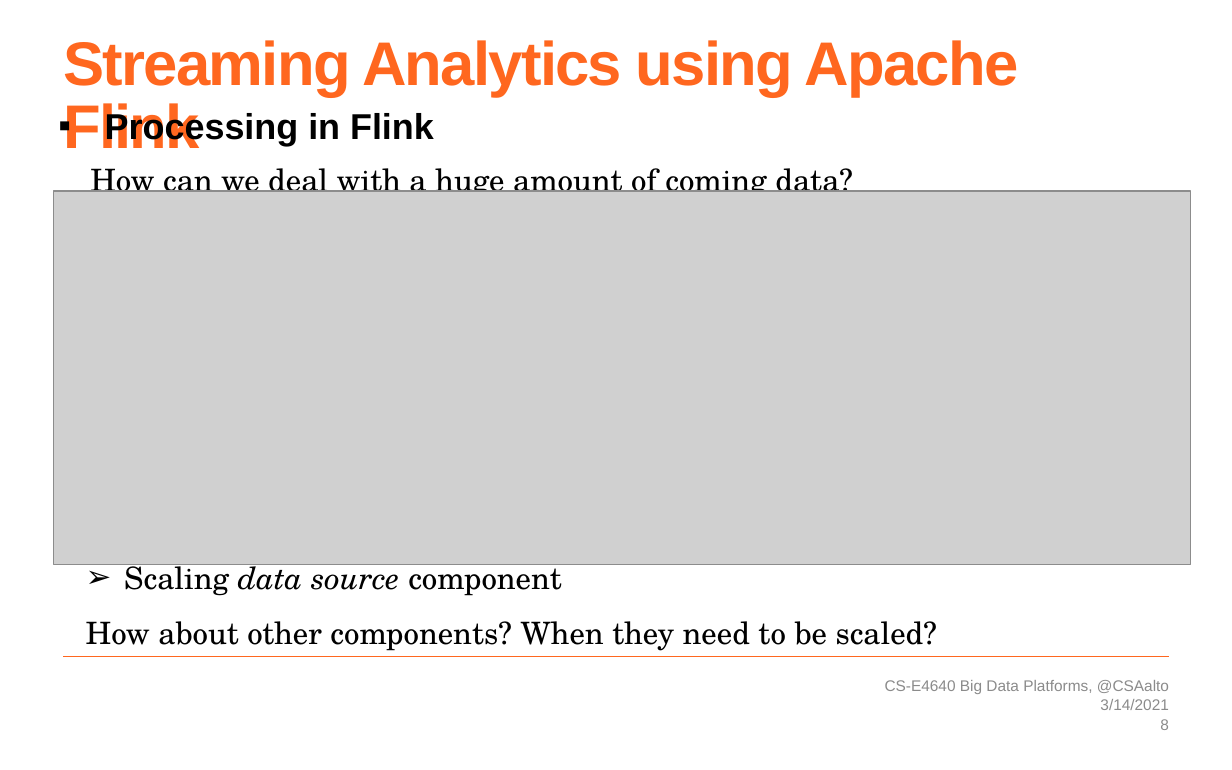
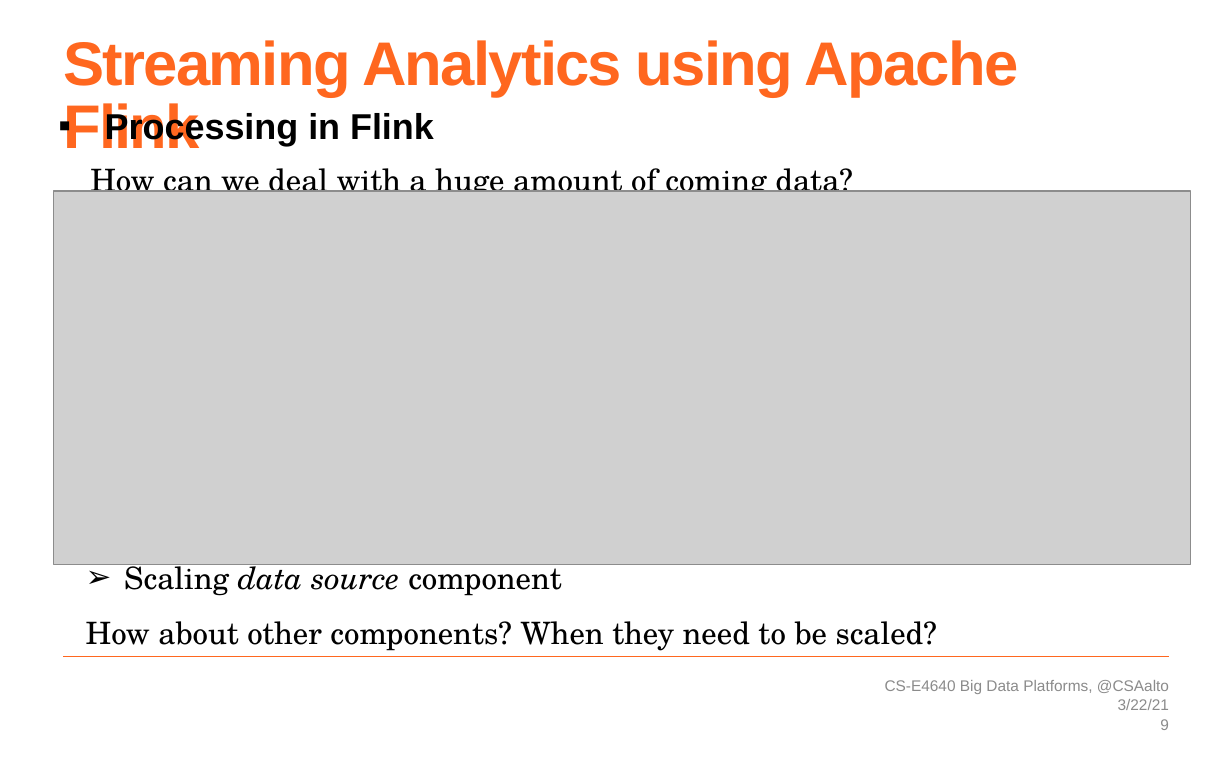
Before and after one commit to rdsea/bigdataplatforms, a slide deck: slide 9 of tutorials/streamingwithflink/slides/cs-e4640-hands-on-flink-streaming.pptx (slide 8 before the commit). Drawn at 1232x770 pixels with LibreOffice and Linux fonts; fonts in the diff are those of the drawing; grey boxes stand for pictures; background and template pictures are left out. Boxes give left, top, right and bottom in pixels: in the first picture for what was removed or moved away, otherwise in the second. Text is boxed around its words. In the diff, an @@ line names an element or a change of style, - is before the commit and + after.

Commit message:
update slide flink

```diff
--- a/tutorials/streamingwithflink/slides/cs-e4640-hands-on-flink-streaming.pptx
+++ b/tutorials/streamingwithflink/slides/cs-e4640-hands-on-flink-streaming.pptx
@@ text at <box>1118,699,1169,710</box>: text changed @@
-3/14/2021
+3/22/21
```
Also in this commit, not shown: 7 other slides changed, 1 slide added.
